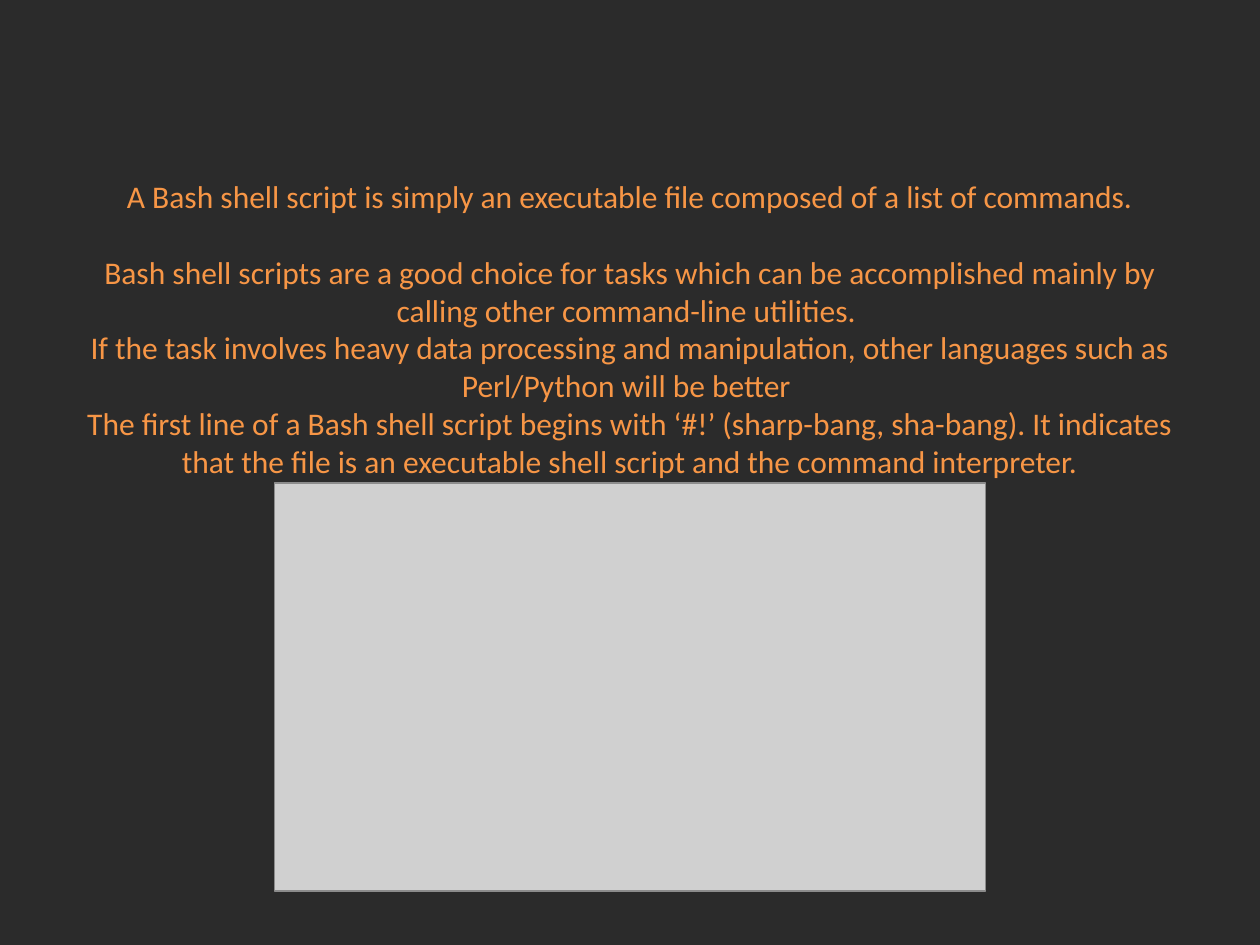
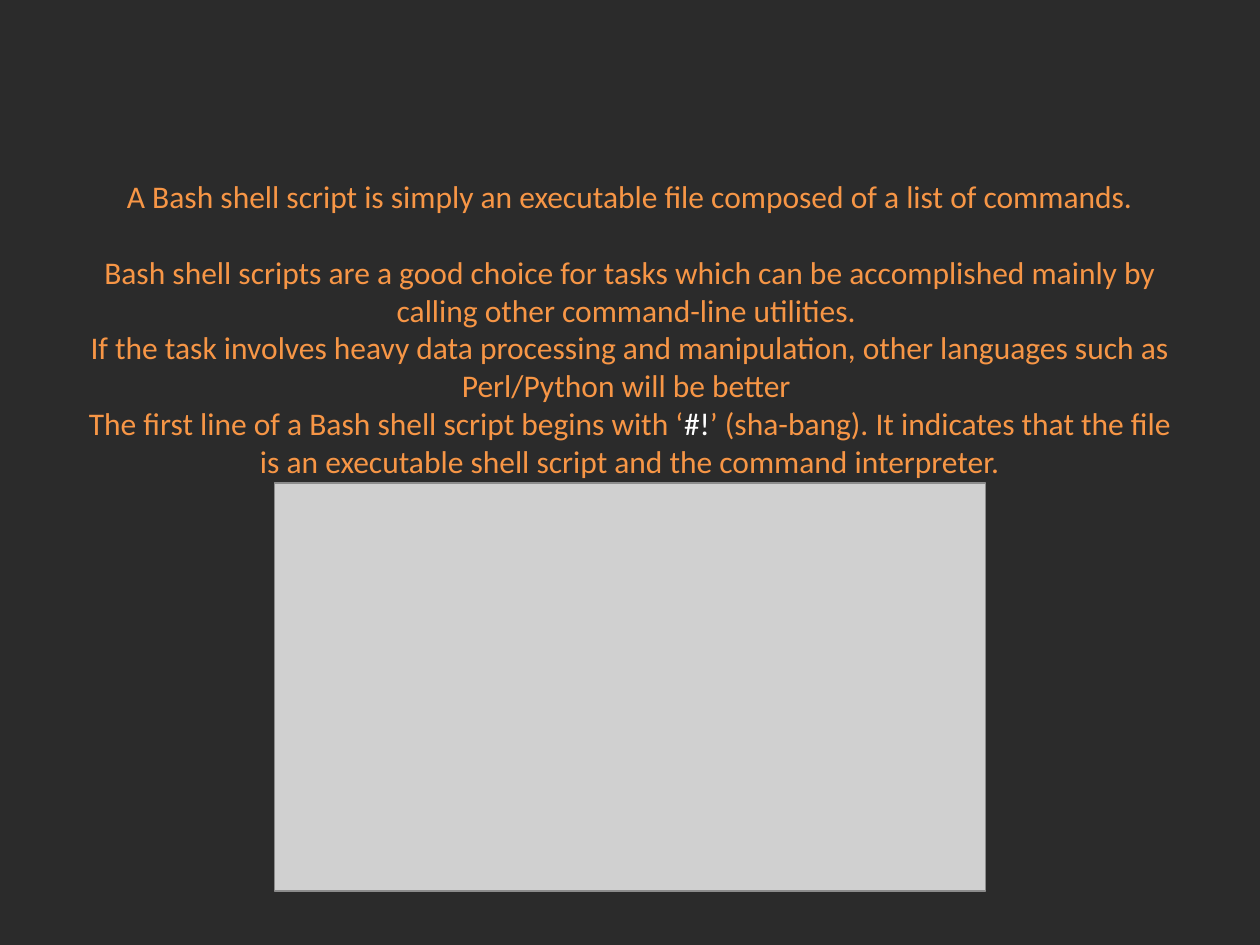
Before and after one commit to Academy-Soft-Intellect/Linux-Course, a slide deck: slide 1 of 15.BashScripting/15-Bash_Scripting.pptx. Drawn at 1260x945 pixels with LibreOffice and Linux fonts; fonts in the diff are those of the drawing; grey boxes stand for pictures; background and template pictures are left out; a plain dark background stands for a picture behind light text. Boxes give left, top, right and bottom in pixels: in the first picture for what was removed or moved away, otherwise in the second. Text is boxed around its words. In the diff, an @@ line names an element or a change of style, - is before the commit and + after.

Commit message:
Bash scripting.

```diff
--- a/15.BashScripting/15-Bash_Scripting.pptx
+++ b/15.BashScripting/15-Bash_Scripting.pptx
@@ title at box(89, 186, 1171, 478): text changed @@
-A Bash shell script is simply an executable file composed of a list of commands.
-Bash shell scripts are a good choice for tasks which can be accomplished mainly by calling other command-line utilities.
-If the task involves heavy data processing and manipulation, other languages such as Perl/Python will be better
-The first line of a Bash shell script begins with ‘#!’ (sharp-bang, sha-bang). It indicates that the file is an executable shell script and the command interpreter.
+A Bash shell script is simply an executable file composed of a list of commands.
+Bash shell scripts are a good choice for tasks which can be accomplished mainly by calling other command-line utilities.
+If the task involves heavy data processing and manipulation, other languages such as Perl/Python will be better
+The first line of a Bash shell script begins with ‘#!’ (sha-bang). It indicates that the file is an executable shell script and the command interpreter.
```
Also in this commit, not shown: 3 other slides changed.
